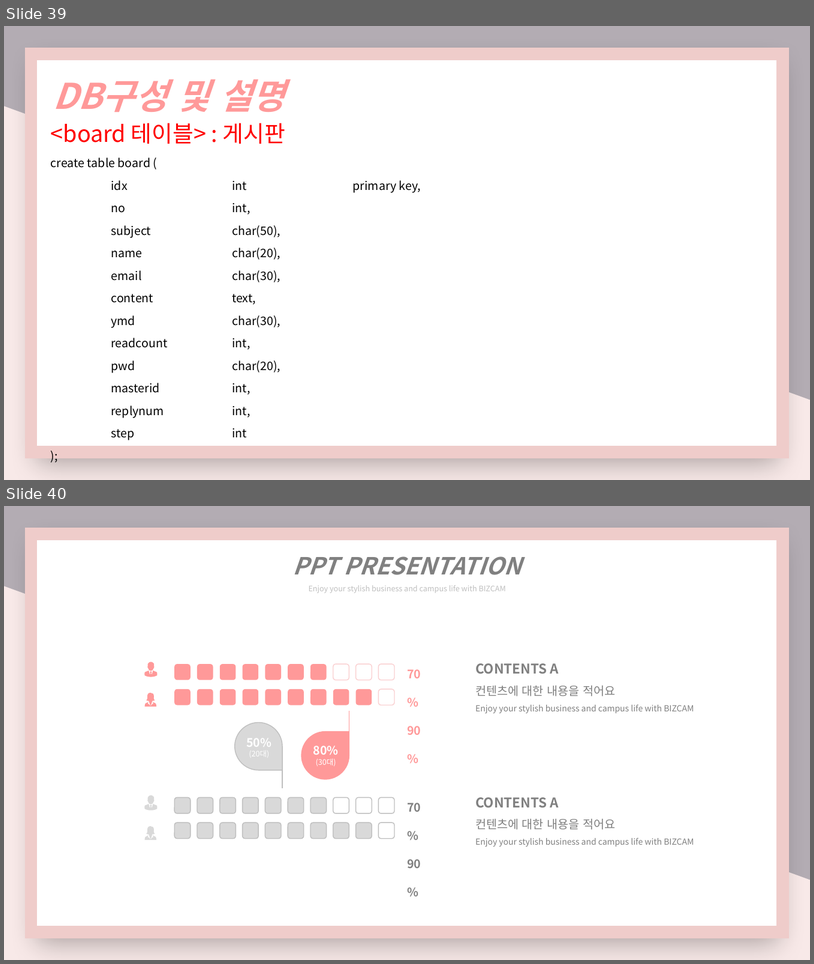
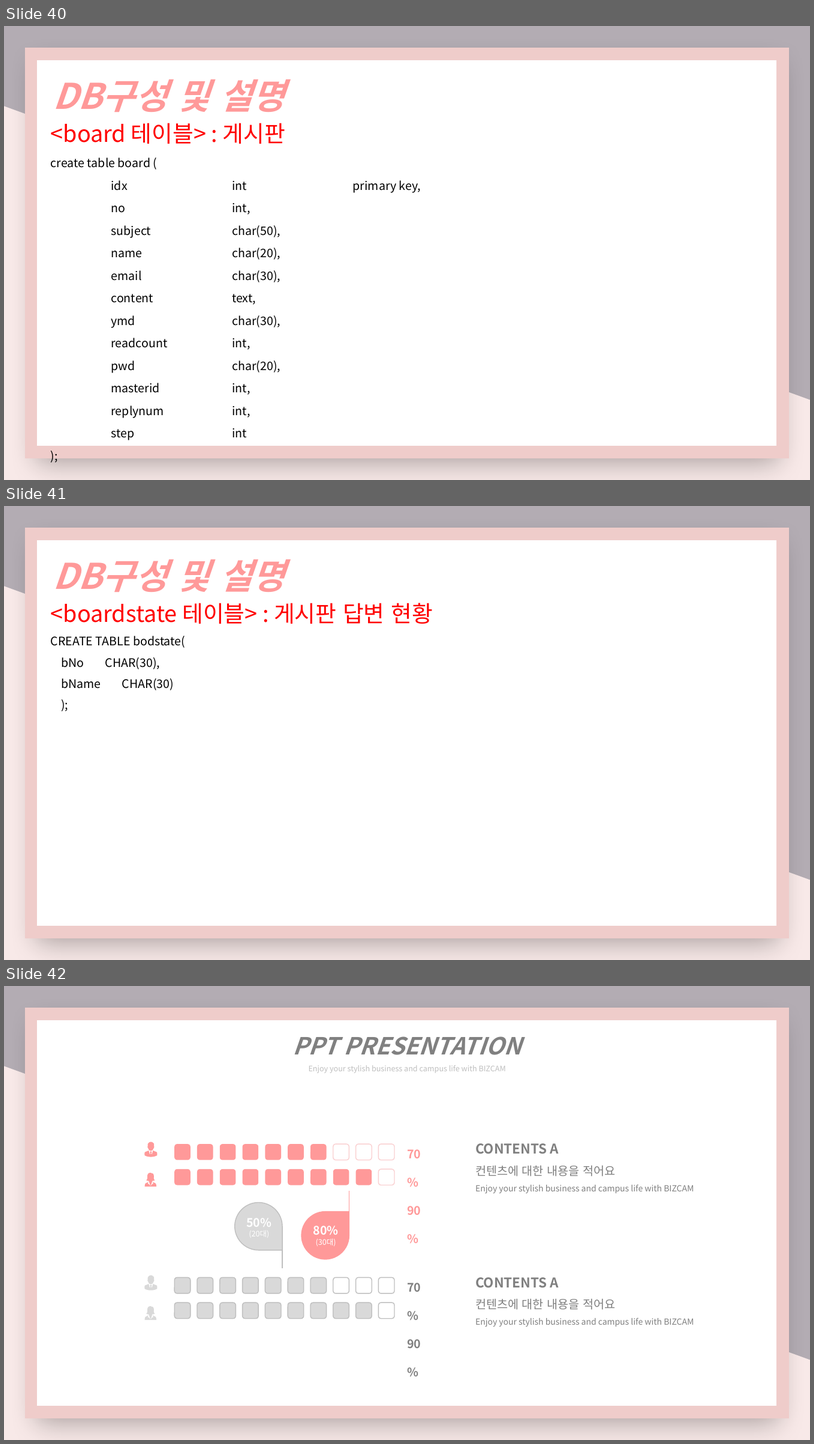
Before and after one commit to nimi2838/thecare, a slide deck: 졸작 기획서.pptx. Shown one above the other, each under a label of ours: slides 39 and 40 before the commit, slides 40, 41 and 42 after it. The pictures are 814x964 and 814x1444 pixels, drawn with LibreOffice and Linux fonts; fonts in the diff are those of the drawing. Boxes give left, top, right and bottom in pixels: in the first picture for what was removed or moved away, otherwise in the second. Text is boxed around its words. In the diff, an @@ line names an element or a change of style, - is before the commit and + after.

```diff
--- a/졸작 기획서.pptx
+++ b/졸작 기획서.pptx
@@ slide 41 added at (4,506,810,960), background gradient #B3ACB3 to #F8E9E8 @@
@@ rectangle added at (31,534,784,932), fill #FFFFFF, outline #D9D9D9 14.75 pt @@
@@ text added at (53,559,284,592), 42 pt, text #FF9999, bold, italic @@
+DB구성 및 설명
@@ text added at (51,603,433,688), 14 pt, text #000000 @@
+<boardstate 테이블> : 게시판 답변 현황
+CREATE TABLE bodstate(
+bNo CHAR(30),
+bName CHAR(30)
+);
@@ what was slide 39 is now slide 40 @@
@@ what was slide 40 is now slide 42 @@
```
Also in this commit, not shown: 3 slides changed, 1 other slide added, 4 other files.
